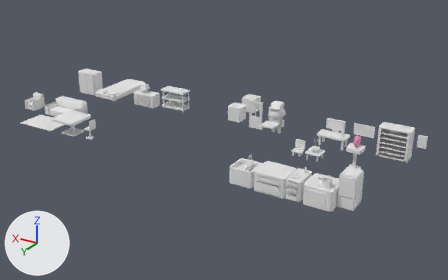
Before and after pictures for a commit that changed the FBX model Assets/Models/Assets.fbx.
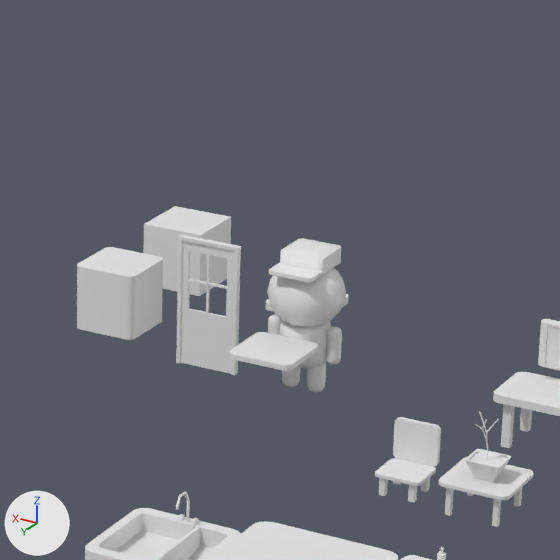
The first picture shows the older version from a 50 mm lens placed at (-30.3, 53.4, 24.5), pointed at (-0.2, 3.2, -0.6). The close-ups show both versions on the part from 47% to 74% of the width and 18% to 60% of the height of that picture; other places that the commit changed are outside them. The lights are fixed; the arrows at lower left show +X, +Y and +Z. Where no turn or scale is listed for an object, it has been applied to the vertices. Vertices at the same position are counted once.

Objects in the first close-up: 'Chair1', 'Cube', 'Cube.002', 'Door', 'Hat', 'Kitchen3', 'Kitchen4', 'Long Table', 'Pizza', 'Plant1', 'Short Table', 'Simple.Character.003'.
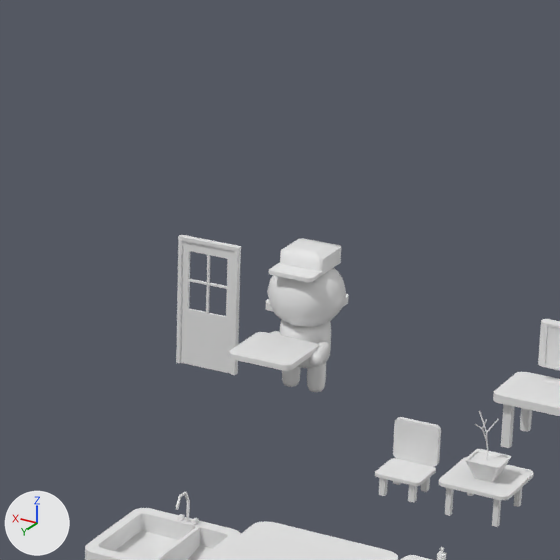
Where the newer file only moved an object's origin or applied its transform, the numbers keep the older frame.

Changed parts and their boxes [x1, y1, x2, y2] in the close-ups (560 x 560 px; the box of a moved part takes in the faces that stretch with it):
'Cube.002', reshaped, moved, rescaled (not visible afterwards)
    before: [77, 247, 163, 340]
'Cube', deleted
    before: [143, 206, 231, 296]
part 2 of me_cube_009, moved or reshaped
    before: [268, 314, 282, 335]
    after: [271, 331, 280, 335]
part 3 of me_cube_009, moved or reshaped
    before: [326, 327, 342, 365]
    after: [308, 341, 330, 367]

The change, as a diff of the scene's bpy script:
```diff
--- a/Assets/Models/Assets.fbx.py
+++ b/Assets/Models/Assets.fbx.py
@@ me_cube_009 @@
 # used by ob_simple_character_003; location = (-4.5, -0.01, 0.0)
-me_cube_009.from_pydata(...)  # 923 vertices, 894 faces; spans x -0.87..0.87, y -0.85..0.85, z 0.0..3.0
+me_cube_009.from_pydata(...)  # 922 vertices, 890 faces; spans x -0.86..0.85, y -0.85..1.05, z 0.0..3.0
+# me_cube_009 part 2: 4 vertices moved from x 0.66..0.71, y -0.02..0.04, z 1.59..1.6 to x 0.52..0.58, y 0.2..0.21, z 1.15..1.21; 223 vertices removed from x 0.0..0.87, y -0.12..0.19, z 0.75..1.6; 222 vertices added at x 0.38..0.81, y 0.21..1.05, z 1.0..1.36
+# me_cube_009 part 3: 4 vertices moved from x -0.77..-0.72, y -0.02..0.04, z 1.59..1.6 to x -0.58..-0.52, y 0.21..0.23, z 1.15..1.21; 222 vertices removed from x -0.87..-0.56, y -0.12..0.19, z 0.75..1.6; 222 vertices added at x -0.86..-0.44, y 0.2..1.05, z 1.0..1.36
 me_cube_009.materials.append(mat_material_001)
@@ me_cube_003 @@
 # used by ob_cube_002; location = (0.19, -0.07, 1.32); scale = (0.595, 1.0, 1.0)
-me_cube_003.from_pydata(...)  # 48 vertices, 26 faces; spans x -1.26..1.26, y -0.75..0.75, z -0.75..0.75
+me_cube_003.from_pydata(...)  # 96 vertices, 74 faces; spans x -17.69..-17.46, y 0.03..0.3, z 2.57..3.02
+# me_cube_003 part 1: 48 vertices removed from x -1.26..1.26, y -0.75..0.75, z -0.75..0.75
@@ ob_cube @@
-ob_cube = bpy.data.objects.new('Cube', me_cube_001)
-ob_cube.location = (0.23, -3.3, 1.32)
-ob_cube.scale = (-0.75, -0.75, -0.75)
@@ ob_cube_002 @@
 ob_cube_002 = bpy.data.objects.new('Cube.002', me_cube_003)
-ob_cube_002.location = (0.19, -0.07, 1.32)
-ob_cube_002.scale = (0.595, 1.0, 1.0)
+ob_cube_002.location = (0.0, 0.0, 0.0)
```
